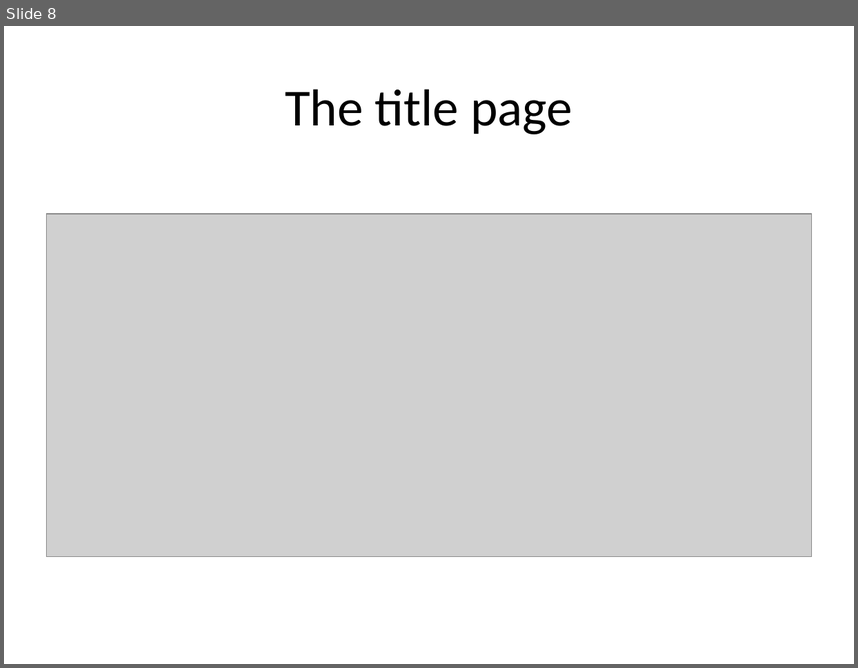
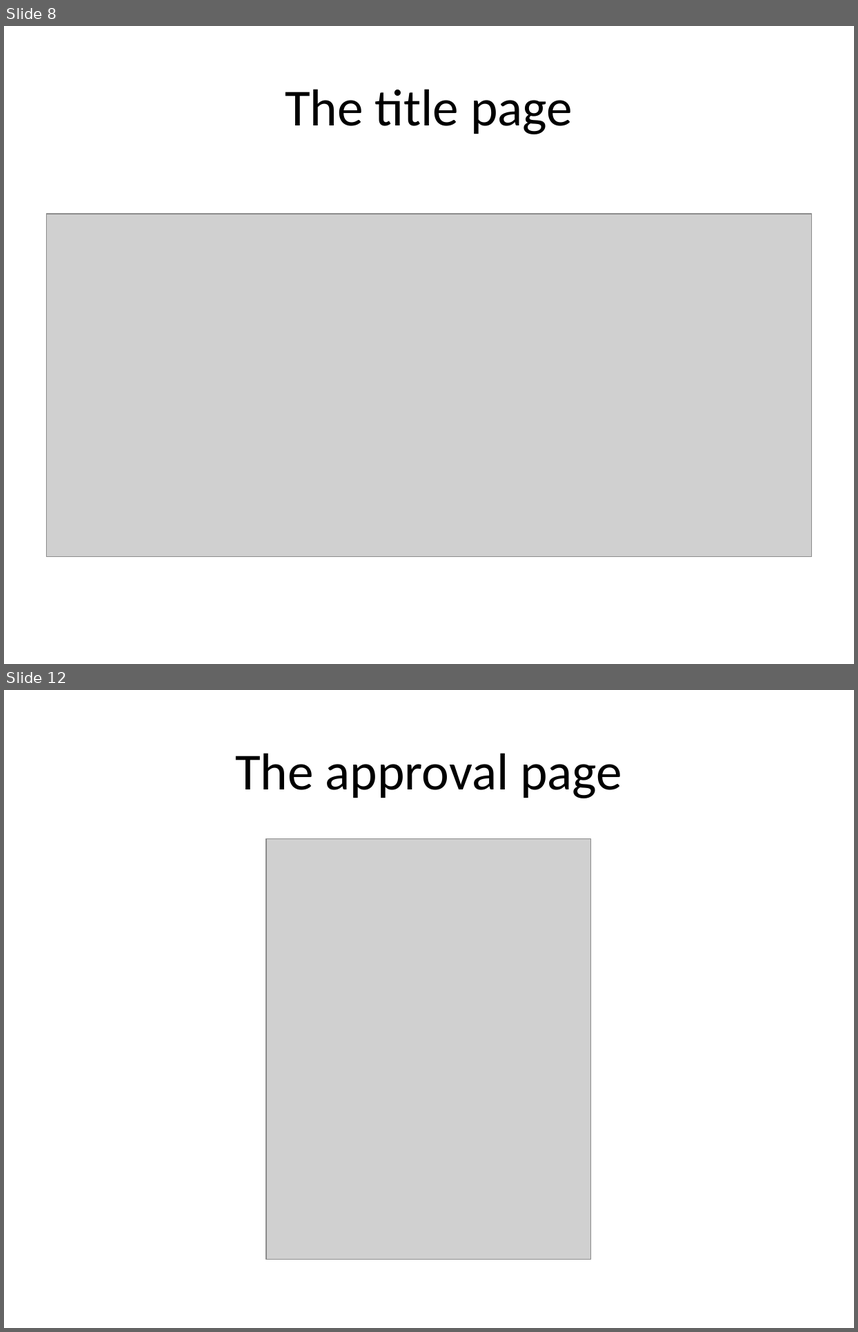
Before and after one commit to classes-medb/5510, a slide deck: src/video07-formatting-your-literature-review.pptx. Shown one above the other, each under a label of ours: slide 8 before the commit, slides 8 and 12 after it; the slides between them are not shown. The pictures are 858x668 and 858x1332 pixels, drawn with LibreOffice and Linux fonts; fonts in the diff are those of the drawing; grey boxes stand for pictures. Boxes give left, top, right and bottom in pixels: in the first picture for what was removed or moved away, otherwise in the second. Text is boxed around its words. In the diff, an @@ line names an element or a change of style, - is before the commit and + after.

```diff
--- a/src/video07-formatting-your-literature-review.pptx
+++ b/src/video07-formatting-your-literature-review.pptx
@@ slide 12 added at [4, 690, 854, 1328], background #FFFFFF @@
@@ title added at [235, 753, 622, 798], 44 pt, text #000000 @@
+The approval page
@@ picture added at [266, 839, 590, 1259] @@
```
Also in this commit, not shown: 8 other slides added, 6 other files.
